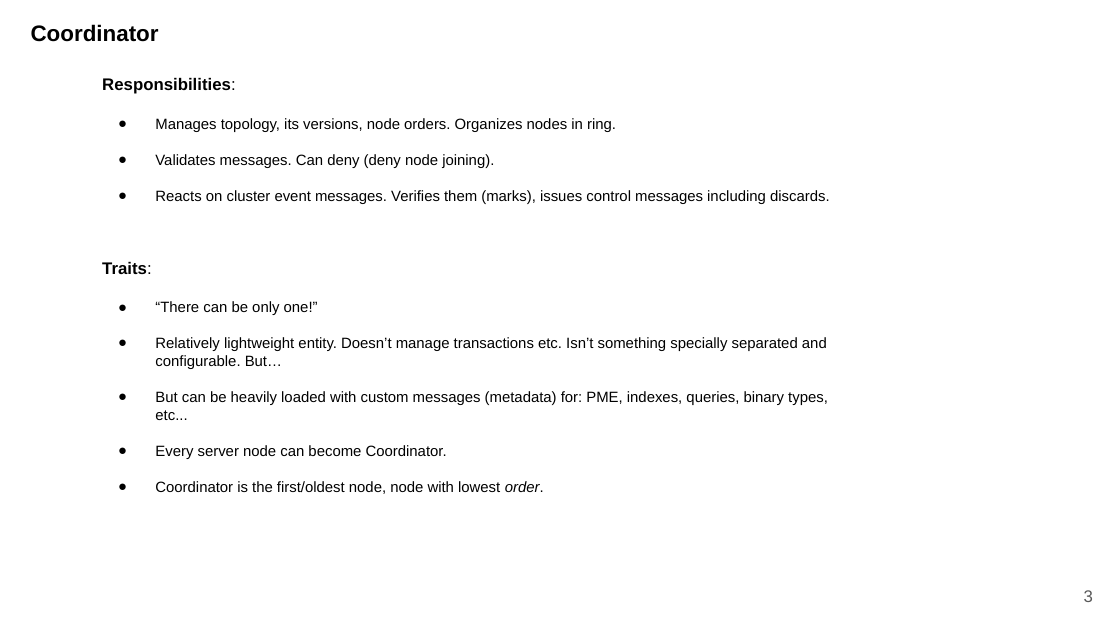
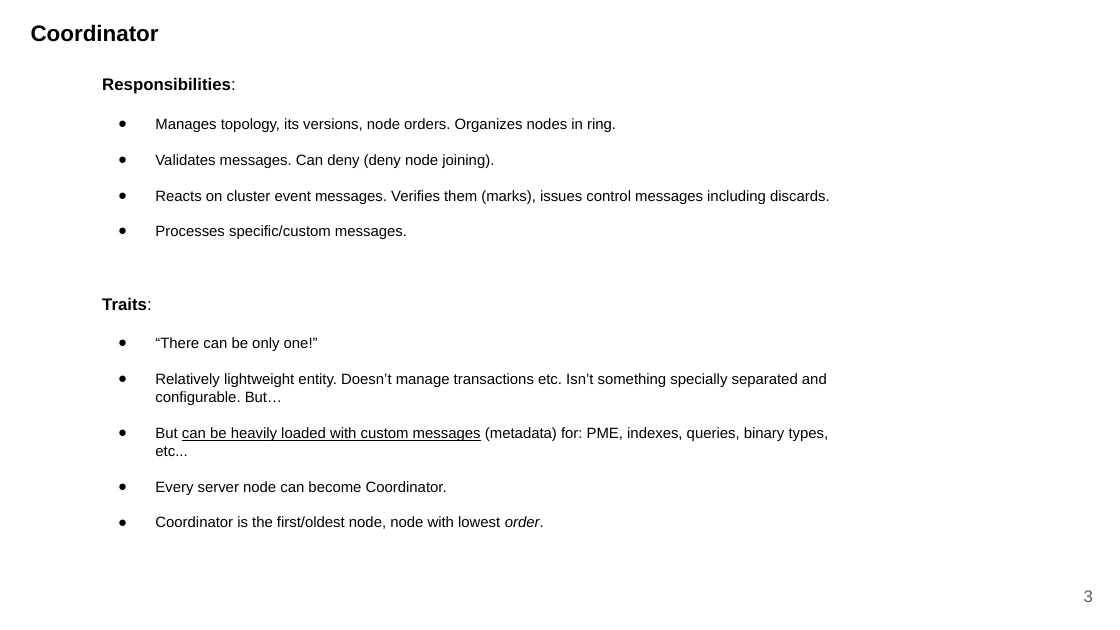
Before and after one commit to Vladsz83/doc, a slide deck: slide 4 of Discovery.pptx. Drawn at 1120x630 pixels with LibreOffice and Linux fonts; fonts in the diff are those of the drawing. Boxes give left, top, right and bottom in pixels: in the first picture for what was removed or moved away, otherwise in the second. Text is boxed around its words. In the diff, an @@ line names an element or a change of style, - is before the commit and + after.

```diff
--- a/Discovery.pptx
+++ b/Discovery.pptx
@@ text at box(155, 225, 407, 239): paragraph added @@
+● Processes specific/custom messages.
@@ text at box(155, 427, 829, 456): underline on in "can be heavily loaded with custom messages" @@
```
Also in this commit, not shown: 5 other slides changed.
